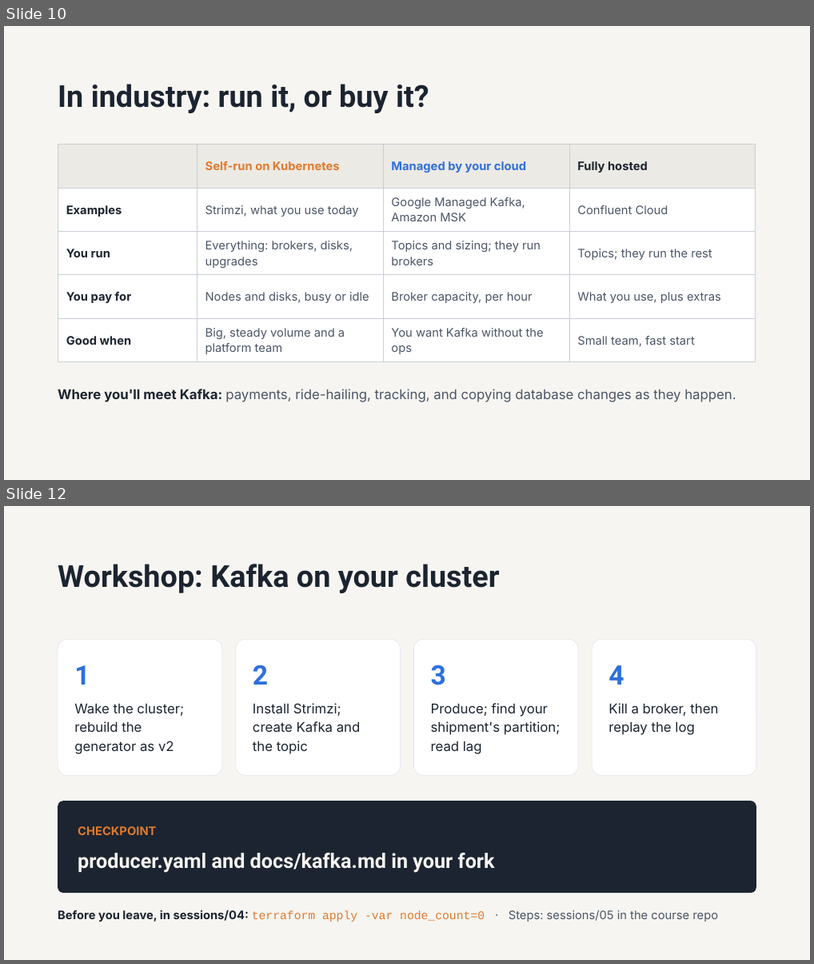
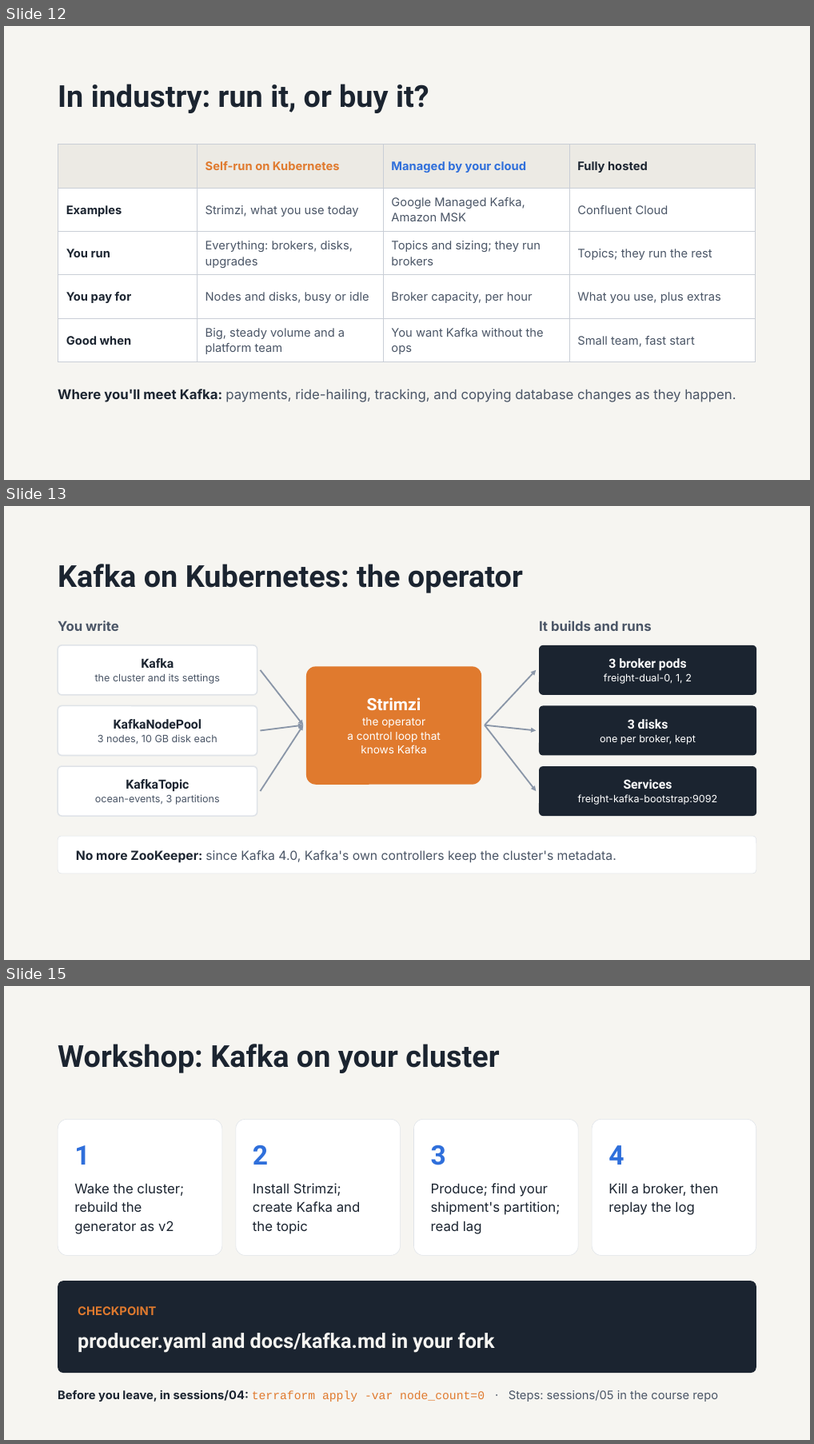
Before and after one commit to mdl-erfan/cloud-computing-srh, a slide deck: sessions/05-kafka-on-gke/slides/session-05-kafka-on-gke.pptx. Shown one above the other, each under a label of ours: slides 10 and 12 before the commit, slides 12, 13 and 15 after it; the slides between them are not shown. The pictures are 814x964 and 814x1444 pixels, drawn with LibreOffice and Linux fonts; fonts in the diff are those of the drawing. Boxes give left, top, right and bottom in pixels: in the first picture for what was removed or moved away, otherwise in the second. Text is boxed around its words. In the diff, an @@ line names an element or a change of style, - is before the commit and + after.

```diff
--- a/sessions/05-kafka-on-gke/slides/session-05-kafka-on-gke.pptx
+++ b/sessions/05-kafka-on-gke/slides/session-05-kafka-on-gke.pptx
@@ slide 13 added at box(4, 506, 810, 960), background #F6F5F1 @@
@@ title added at box(58, 564, 523, 593), 36 pt, text #1B2430, bold @@
+Kafka on Kubernetes: the operator
@@ text added at box(58, 620, 119, 631), 16 pt, text #4A5566, bold @@
+You write
@@ text added at box(539, 620, 652, 631), 16 pt, text #4A5566, bold @@
+It builds and runs
@@ rounded rectangle added at box(58, 645, 258, 695), fill #FFFFFF, outline #DFE3E8 1.5 pt, 12 pt, text #4A5566 @@
+Kafka
+the cluster and its settings
@@ rounded rectangle added at box(539, 645, 757, 695), fill #1B2430, 12 pt, text #FFFFFF @@
+3 broker pods
+freight-dual-0, 1, 2
@@ arrow added from (261, 670) to (303, 725), #8A96A8 1.75 pt @@
@@ rounded rectangle added at box(306, 666, 482, 784), fill #E07A2E, 13 pt, text #FFFFFF @@
+Strimzi
+the operator
+a control loop that
+knows Kafka
@@ arrow added from (485, 725) to (536, 670), #8A96A8 1.75 pt @@
@@ rounded rectangle added at box(58, 706, 258, 756), fill #FFFFFF, outline #DFE3E8 1.5 pt, 12 pt, text #4A5566 @@
+KafkaNodePool
+3 nodes, 10 GB disk each
@@ rounded rectangle added at box(539, 706, 757, 756), fill #1B2430, 12 pt, text #FFFFFF @@
+3 disks
+one per broker, kept
@@ arrow added from (261, 731) to (303, 725), #8A96A8 1.75 pt @@
@@ arrow added from (261, 791) to (303, 725), #8A96A8 1.75 pt @@
@@ arrow added from (485, 725) to (536, 731), #8A96A8 1.75 pt @@
@@ arrow added from (485, 725) to (536, 791), #8A96A8 1.75 pt @@
@@ rounded rectangle added at box(58, 766, 258, 816), fill #FFFFFF, outline #DFE3E8 1.5 pt, 12 pt, text #4A5566 @@
+KafkaTopic
+ocean-events, 3 partitions
@@ rounded rectangle added at box(539, 766, 757, 816), fill #1B2430, 12 pt, text #FFFFFF @@
+Services
+freight-kafka-bootstrap:9092
@@ rounded rectangle added at box(58, 836, 757, 873), fill #FFFFFF, outline #DFE3E8 0.5 pt @@
@@ text added at box(76, 850, 617, 863), 15 pt, text #4A5566 @@
+No more ZooKeeper: since Kafka 4.0, Kafka's own controllers keep the cluster's metadata.
@@ what was slide 10 is now slide 12 @@
@@ what was slide 12 is now slide 15 @@
```
Also in this commit, not shown: 4 other slides added, 2 slides removed.
